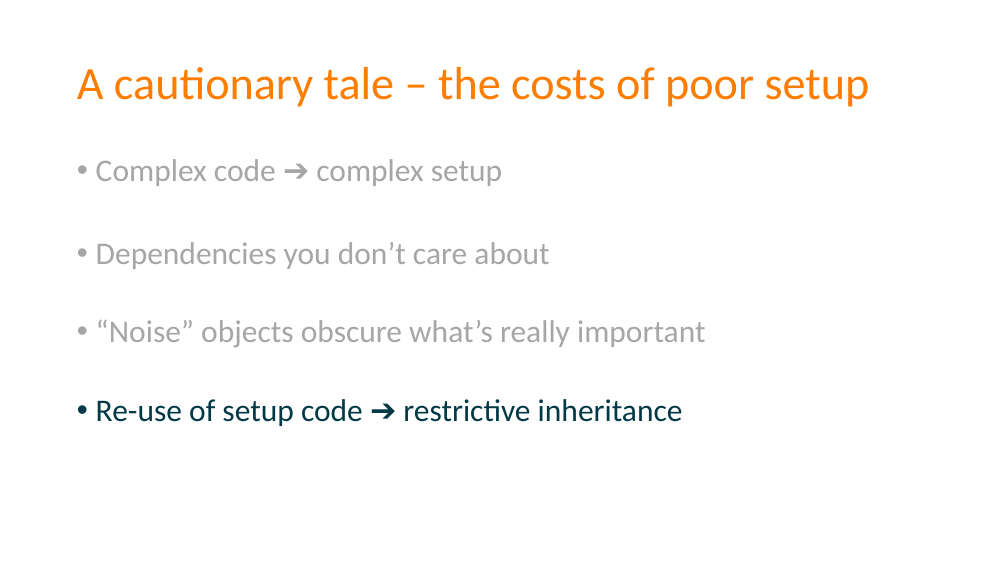
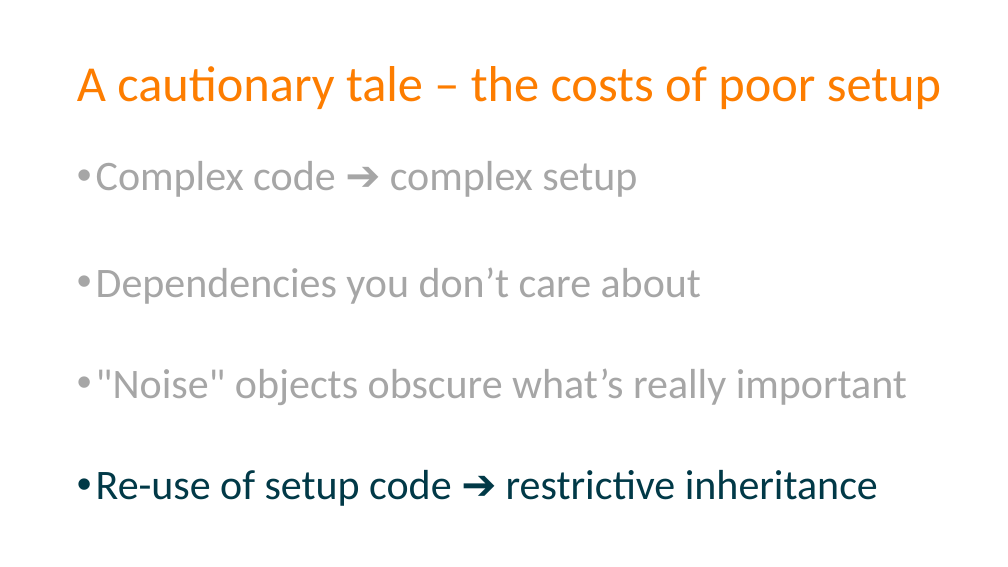
Before and after one commit to spetryjohnson/Talk-Patterns_of_Effective_Test_Setup, a slide deck: slide 15 of POETS - CodeMash 2017.pptx (slide 18 before the commit). Drawn at 1008x567 pixels with LibreOffice and Linux fonts; fonts in the diff are those of the drawing. Boxes give left, top, right and bottom in pixels: in the first picture for what was removed or moved away, otherwise in the second. Text is boxed around its words. In the diff, an @@ line names an element or a change of style, - is before the commit and + after.

Commit message:
Increasing slide font sizes (partial)

```diff
--- a/POETS - CodeMash 2017.pptx
+++ b/POETS - CodeMash 2017.pptx
@@ title "A cautionary tale – the ..." at [77, 66, 941, 109]: size 44 to 48 pt @@
@@ text at [96, 161, 878, 506]: size 30 to 40 pt in "Complex code ➔ complex setup", "Dependencies you don’t care about", "Re-use of setup code ➔ restrictive inheritance" @@
@@ text at [96, 369, 907, 405]: text changed; size 30 to 40 pt @@
-• “Noise” objects obscure what’s really important
+• "Noise" objects obscure what’s really important
```
Also in this commit, not shown: 69 other slides changed, 4 slides removed, 1 other file.
